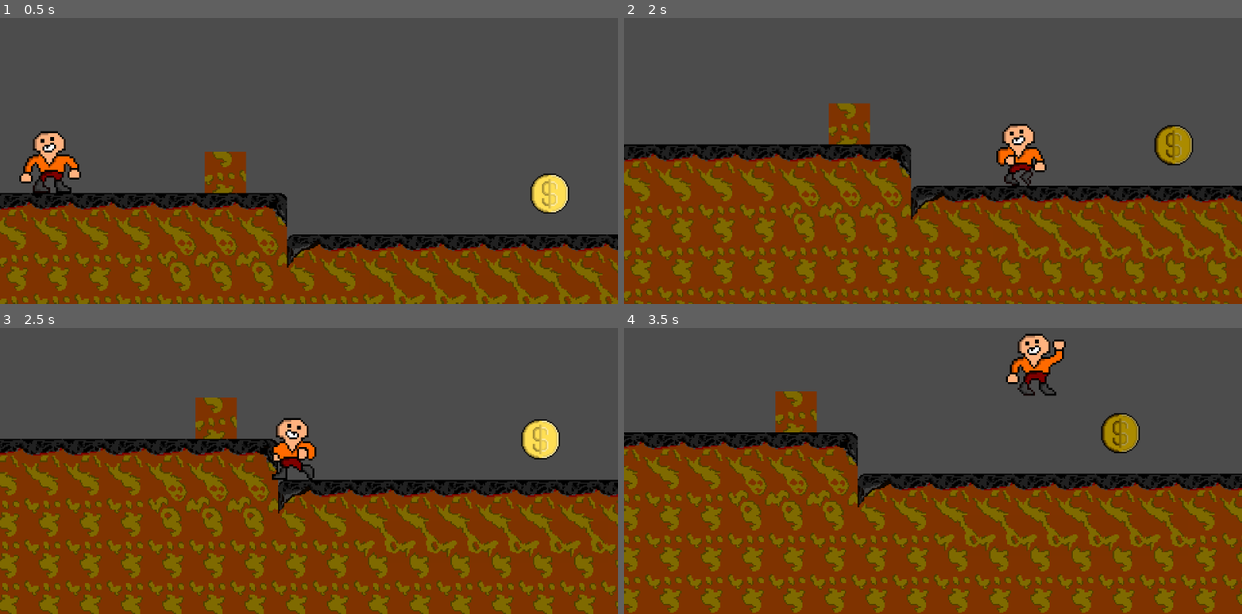
Above: before the commit, frames 1-4 (two rows, left to right).
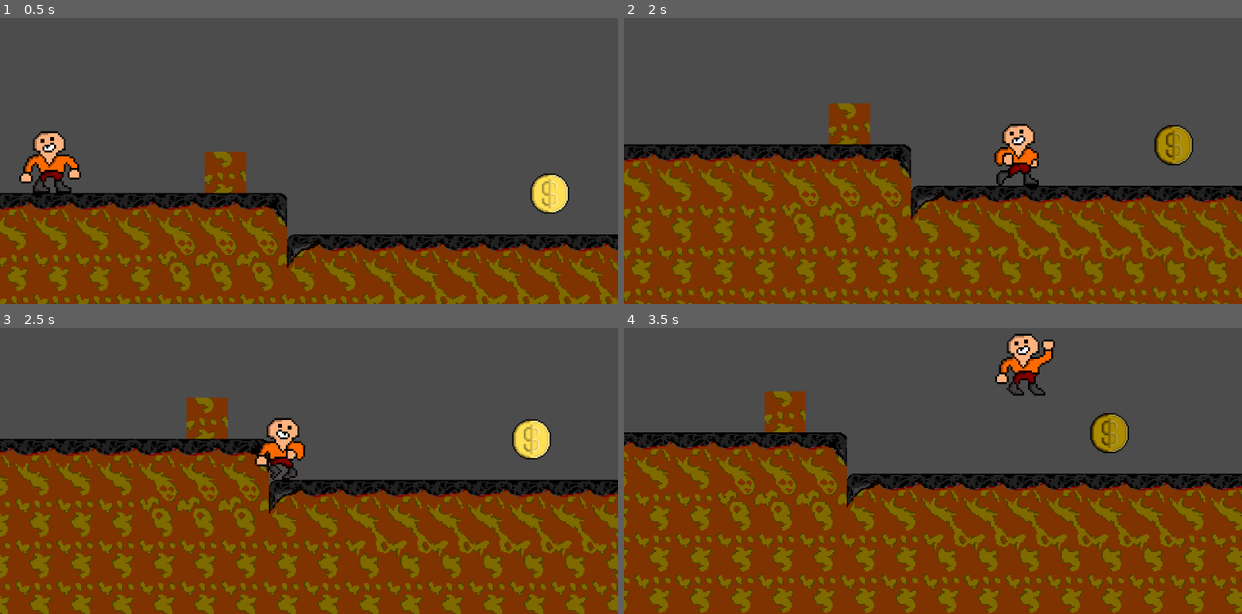
Above: after the commit, the same moments.

Repository: 1nt00/tuotantoversio
Game: Godot game, scene res://Level1.tscn
Two runs of this game, one before a commit and one after it. Both use one fixed random seed, a clock stepped at 60 frames per second and the inputs below. The project has no main scene, so this scene is started directly.
Inputs:
- Up to frame 1 (0.5 s): no input
- Up to frame 2 (2 s): hold D (right) from 0.53 s (still down); tap W (jump) at 0.77, 1.52 s
- Up to frame 3 (2.5 s): release D (right) at 2.03 s; hold A (left) from 2.03 s (still down)
- Up to frame 4 (3.5 s): release A (left) at 2.78 s; hold D (right) from 2.78 s (still down); tap W (jump) at 3.02 s

Frame 1 is identical in both runs. In frame 2, 0.5% of the frame differs, in the area x 59-69%, y 45-59%; in frame 3, 26%; in frame 4, 28%, in the area x 0-100%, y 1-100%.

Commit message:
Lisäsin kolikot, kamera zoom-arean, paransin animaatioita

Diff:
--- a/Level1.tscn
+++ b/Level1.tscn
@@ -596,9 +596,9 @@
 smoothing_enabled = true
 smoothing_speed = 2.0
 offset_v = -0.75
-drag_margin_left = 0.02
+drag_margin_left = 0.04
 drag_margin_top = 0.49
-drag_margin_right = 0.08
+drag_margin_right = 0.04
 drag_margin_bottom = 0.0
 editor_draw_limits = true
 editor_draw_drag_margin = true
@@ -606,12 +606,15 @@
 [node name="TileMap" type="TileMap" parent="."]
 tile_set = SubResource( 23 )
 format = 1
-tile_data = PoolIntArray( 65535, 0, 0, 0, 0, 0, 1, 0, 0, 2,  …(8874 unchanged characters)… 1179726, 0, 0, 1179727, 14, 0, 1310719, 5, 0, 1245211, 6, 0, 1245212, 1, 0, 1245218, 3, 0, 1245219, 1, 0, 1245220, 1, 0, 1245221, 1, 0, 1245222, 1, 0, 1245223, 1, 0, 1245224, 1, 0, 1245225, 1, 0, 1245226, 1, 0, 1245227, 1, 0, 1245228, 2, 0, 1245260, 3, 0, 1245261, 1, 0, 1245262, 1, 0, 1245263, 13, 0, 1245264, 0, 0, 1245265, 10, 0, 1376255, 5, 0, 1310729, 12, 0, 1310730, 0, 0, 1310731, 0, 0, 1310732, 0, 0, 1310733, 0, 0, 1310734, 0, 0, 1310735, 14, 0, 1310747, 1, 0, 1310748, 5, 0, 1310749, 10, 0, 1310758, 3, 0, 1310759, 1, 0, 1310760, 19, 0, 1310762, 3, 0, 1310763, 19, 0, 1441791, 5, 0, 1376262, 12, 0, 1376263, 0, 0, 1376 …(10560 unchanged characters)…
+tile_data = PoolIntArray( 65535, 0, 0, 0, 0, 0, 1, 0, 0, 2,  …(8874 unchanged characters)… 1179726, 0, 0, 1179727, 14, 0, 1310719, 19, 0, 1245211, 6, 0, 1245212, 1, 0, 1245218, 3, 0, 1245219, 1, 0, 1245220, 1, 0, 1245221, 1, 0, 1245222, 1, 0, 1245223, 1, 0, 1245224, 1, 0, 1245225, 1, 0, 1245226, 1, 0, 1245227, 1, 0, 1245228, 2, 0, 1245260, 3, 0, 1245261, 1, 0, 1245262, 1, 0, 1245263, 13, 0, 1245264, 0, 0, 1245265, 10, 0, 1376255, 19, 0, 1310729, 12, 0, 1310730, 0, 0, 1310731, 0, 0, 1310732, 0, 0, 1310733, 0, 0, 1310734, 0, 0, 1310735, 14, 0, 1310747, 1, 0, 1310748, 5, 0, 1310749, 10, 0, 1310758, 3, 0, 1310759, 1, 0, 1310760, 19, 0, 1310762, 3, 0, 1310763, 19, 0, 1441791, 19, 0, 1376262, 12, 0, 1376263, 0, 0, 1376 …(10560 unchanged characters)…
 
 [node name="coin" parent="." instance=ExtResource( 4 )]
 position = Vector2( 792, 512 )
 
 [node name="cameraZoomArea" type="Area2D" parent="."]
+__meta__ = {
+"_edit_group_": true
+}
 
 [node name="CollisionShape2D" type="CollisionShape2D" parent="cameraZoomArea"]
 position = Vector2( 1248, 408 )
--- a/spriteframes.tres
+++ b/spriteframes.tres
@@ -17,11 +17,31 @@
 "frames": [ ExtResource( 3 ), ExtResource( 6 ), ExtResource( 10 ) ],
 "loop": true,
 "name": "WalkLeft",
-"speed": 6.0
+"speed": 9.0
 }, {
-"frames": [ ExtResource( 7 ) ],
+"frames": [ ExtResource( 8 ) ],
 "loop": true,
-"name": "Air",
+"name": "Idle2",
+"speed": 5.0
+}, {
+"frames": [ ExtResource( 2 ), ExtResource( 4 ), ExtResource( 9 ) ],
+"loop": true,
+"name": "Walk",
+"speed": 9.0
+}, {
+"frames": [ ExtResource( 1 ) ],
+"loop": true,
+"name": "Idle",
+"speed": 1.0
+}, {
+"frames": [ ExtResource( 5 ) ],
+"loop": true,
+"name": "Crouch",
+"speed": 5.0
+}, {
+"frames": [ ExtResource( 11 ) ],
+"loop": true,
+"name": "AirL",
 "speed": 5.0
 }, {
 "frames": [ ExtResource( 7 ) ],
@@ -29,28 +49,8 @@
 "name": "Jump",
 "speed": 5.0
 }, {
-"frames": [ ExtResource( 2 ), ExtResource( 4 ), ExtResource( 9 ) ],
+"frames": [ ExtResource( 7 ) ],
 "loop": true,
-"name": "Walk",
-"speed": 6.0
-}, {
-"frames": [ ExtResource( 1 ) ],
-"loop": true,
-"name": "Idle",
-"speed": 5.0
-}, {
-"frames": [ ExtResource( 5 ) ],
-"loop": true,
-"name": "Crouch",
-"speed": 5.0
-}, {
-"frames": [ ExtResource( 8 ) ],
-"loop": true,
-"name": "Idle2",
-"speed": 5.0
-}, {
-"frames": [ ExtResource( 11 ) ],
-"loop": true,
-"name": "AirL",
+"name": "Air",
 "speed": 5.0
 } ]
Binary file changed: Assets/player/playerW2.png
